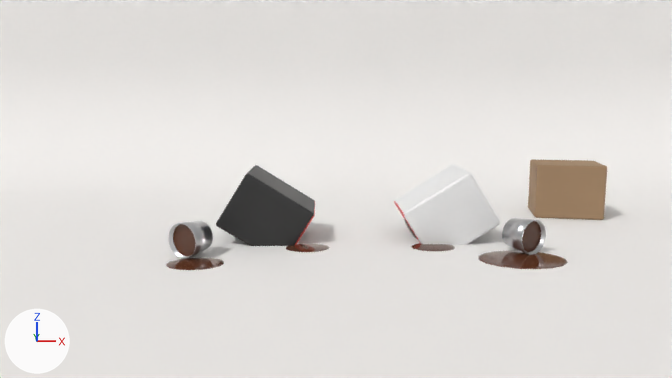
The Blender file blender/kylling_previs/kylling_previs.blend, before and after one commit.
Rendered twice from the file's camera 'CAM_01_Wide'. Lighting does not change. The marker at lower left points along +X, +Y and +Z. The picture after the commit comes second. Both versions are drawn at frame 206 of the action 'GuttAction'; the numbers are the values there.

Script lines for the objects in view, before the commit:
```python
ob_dam_a = bpy.data.objects.new('Dam_A', me_dam_a)
ob_dam_a.location = (-0.2, -0.65, 0.0)
ob_dam_a.scale = (0.3, 0.24, 0.012)
ob_dam_b = bpy.data.objects.new('Dam_B', me_dam_b)
ob_dam_b.location = (1.5, -0.65, 0.0)
ob_dam_b.scale = (0.3, 0.24, 0.012)
ob_flekk_jente_1 = bpy.data.objects.new('Flekk_Jente_1', me_flekk_jente_1)
ob_flekk_jente_1.parent = ob_jente
ob_flekk_jente_1.location = (0.0, -0.5, 0.55)
ob_flekk_jente_1.scale = (0.24, 0.035, 0.2)
ob_gutt = bpy.data.objects.new('Gutt', me_gutt)
ob_gutt.location = (-1.0, 0.0, 0.0)
ob_gutt.rotation_euler = (0.559, 0.0, 1.571)  # degrees (32, 0, 90)
ob_gutt.scale = (1.08, 1.08, 0.85)
ob_jente = bpy.data.objects.new('Jente', me_jente)
ob_jente.location = (2.0, 0.0, 0.0)
ob_jente.rotation_euler = (0.559, 0.0, -1.571)  # degrees (32, 0, -90)
ob_jente.scale = (1.08, 1.08, 0.85)
ob_spann_gutt = bpy.data.objects.new('Spann_Gutt', me_spann_gutt)
ob_spann_gutt.location = (-1.57, -0.87, 0.23)
ob_spann_gutt.rotation_euler = (1.571, 0.0, -0.524)  # degrees (90, 0, -30)
# also in view: 'Spann_Jente' at (2.64, -0.95, 0.23); 'Spann_Gutt_Maling' at (-1.72, -1.13, 0.23); 'Dam_Spann_Gutt' at (-1.55, -1.4, 0.0); 'Studio_Cyclorama' at (0.0, -11.5, 10.0); 'Prop_Trekasse' at (4.2, 1.6, 0.45)
```
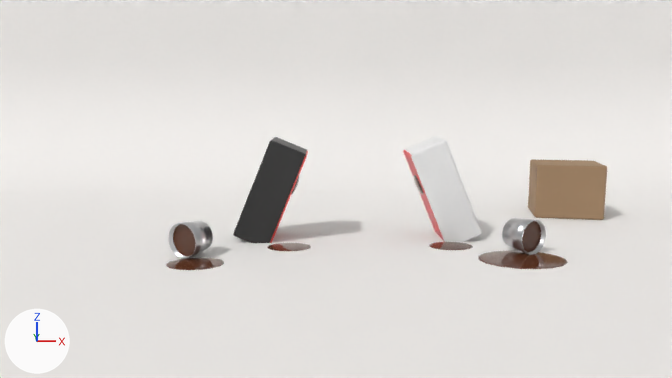
What differs and where, as boxes (x1, y1, x2, y2) in the pictures (672 x 378 px):
'Jente', mesh rescaled, turned
    before: (394, 165, 500, 245)
    after: (403, 137, 481, 242)
'Gutt', mesh rescaled, turned
    before: (216, 165, 315, 246)
    after: (233, 137, 308, 243)
'Dam_A', moved
    before: (286, 243, 330, 252)
    after: (267, 243, 311, 251)
'Dam_B', moved
    before: (411, 243, 455, 251)
    after: (429, 242, 472, 250)
'Flekk_Jente_1', turned, moved
    before: (404, 219, 417, 239)
    after: (414, 175, 423, 195)
'Flekk_Gutt_1', turned (not visible before)
    after: (291, 176, 299, 195)

Patch to the scene script:
```diff
--- a/blender/kylling_previs/kylling_previs.blend.py
+++ b/blender/kylling_previs/kylling_previs.blend.py
@@ me_gutt @@
 # used by ob_gutt; location = (-1.0, 0.0, 0.0); rotation_euler = (0.559, 0.0, 1.571), in degrees (32, 0, 90); scale = (1.08, 1.08, 0.85)
-me_gutt.from_pydata(...)  # 8 vertices, 6 faces; spans x -0.5..0.5, y -0.5..0.5, z 0.0..1.0
+me_gutt.from_pydata(...)  # 8 vertices, 6 faces; spans x -0.35..0.35, y -0.25..0.25, z 0.0..1.7
+# me_gutt part 1: the whole mesh is scaled about the mesh origin by (0.7, 0.5, 1.7)
 me_gutt.materials.append(mat_m_gutt_kropp)
@@ me_jente @@
 # used by ob_jente; location = (2.0, 0.0, 0.0); rotation_euler = (0.559, 0.0, -1.571), in degrees (32, 0, -90); scale = (1.08, 1.08, 0.85)
-me_jente.from_pydata(...)  # 8 vertices, 6 faces; spans x -0.5..0.5, y -0.5..0.5, z 0.0..1.0
+me_jente.from_pydata(...)  # 8 vertices, 6 faces; spans x -0.35..0.35, y -0.25..0.25, z 0.0..1.7
+# me_jente part 2: the whole mesh is scaled about the mesh origin by (0.7, 0.5, 1.7)
 me_jente.materials.append(mat_m_jente_kropp)
@@ ob_gutt @@
 ob_gutt.location = (-1.0, 0.0, 0.0)
-ob_gutt.rotation_euler = (0.559, 0.0, 1.571)  # degrees (32, 0, 90)
+ob_gutt.rotation_euler = (0.391, 0.0, 1.571)  # degrees (22, 0, 90)
 ob_gutt.scale = (1.08, 1.08, 0.85)
@@ ob_jente @@
 ob_jente.location = (2.0, 0.0, 0.0)
-ob_jente.rotation_euler = (0.559, 0.0, -1.571)  # degrees (32, 0, -90)
+ob_jente.rotation_euler = (0.391, 0.0, -1.571)  # degrees (22, 0, -90)
 ob_jente.scale = (1.08, 1.08, 0.85)
@@ ob_dam_a @@
 ob_dam_a = bpy.data.objects.new('Dam_A', me_dam_a)
-ob_dam_a.location = (-0.2, -0.65, 0.0)
+ob_dam_a.location = (-0.45, -0.6, 0.0)
 ob_dam_a.scale = (0.3, 0.24, 0.012)
@@ ob_flekk_jente_1 @@
 ob_flekk_jente_1.parent = ob_jente
-ob_flekk_jente_1.location = (0.0, -0.5, 0.55)
+ob_flekk_jente_1.location = (0.0, -0.25, 1.1)
 ob_flekk_jente_1.scale = (0.24, 0.035, 0.2)
@@ ob_dam_b @@
 ob_dam_b = bpy.data.objects.new('Dam_B', me_dam_b)
-ob_dam_b.location = (1.5, -0.65, 0.0)
+ob_dam_b.location = (1.75, -0.6, 0.0)
 ob_dam_b.scale = (0.3, 0.24, 0.012)
```
